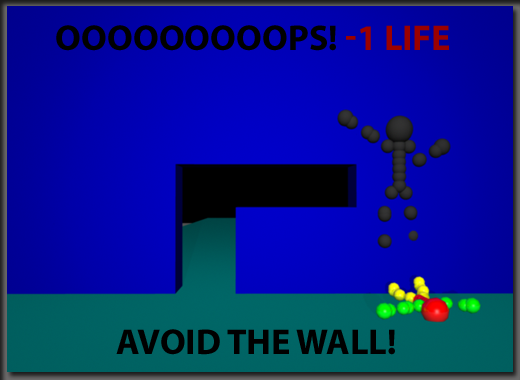
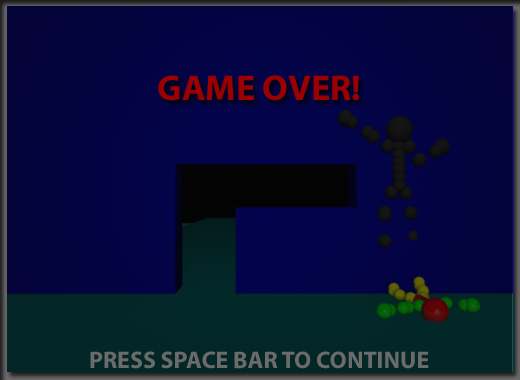
Two versions of the same layered image (w=520, h=380). Layer-by-layer changes:
hid "Avoid the Wall!" over [116,329,395,355]
added layer "Press Space Bar to continue" above "Game Over!" over [90,351,429,369]
added layer "Game Over!" above "Ooooooooops!" over [158,75,359,101]
hid "Ooooooooops! -1 Life" over [56,25,449,51]
added layer "Shape 2" (63%) above "Layer 2" over [7,6,512,372]
